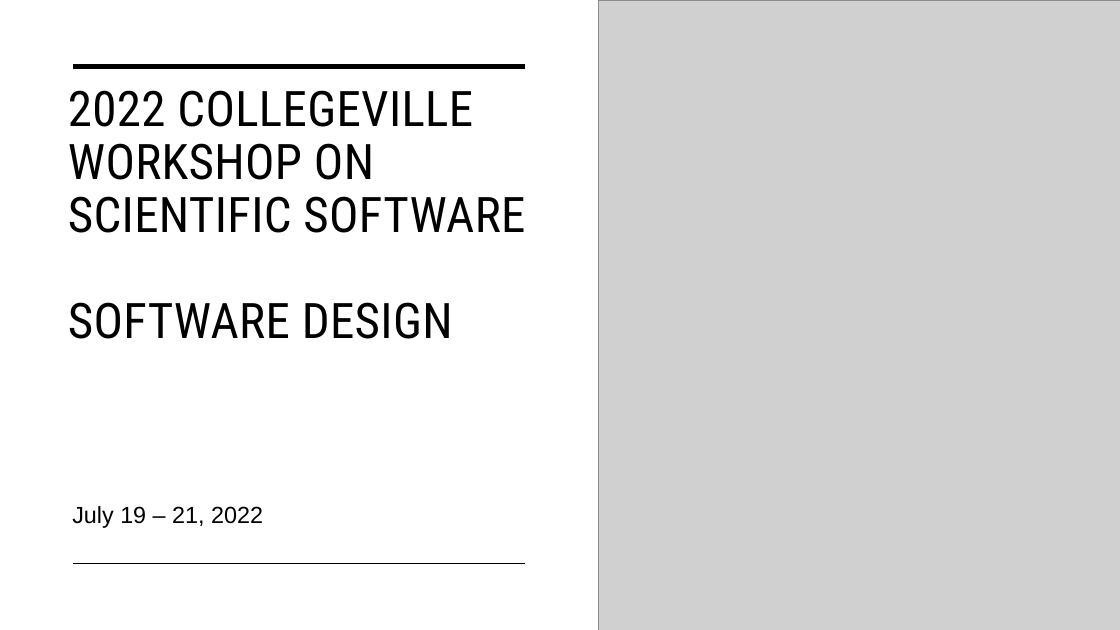
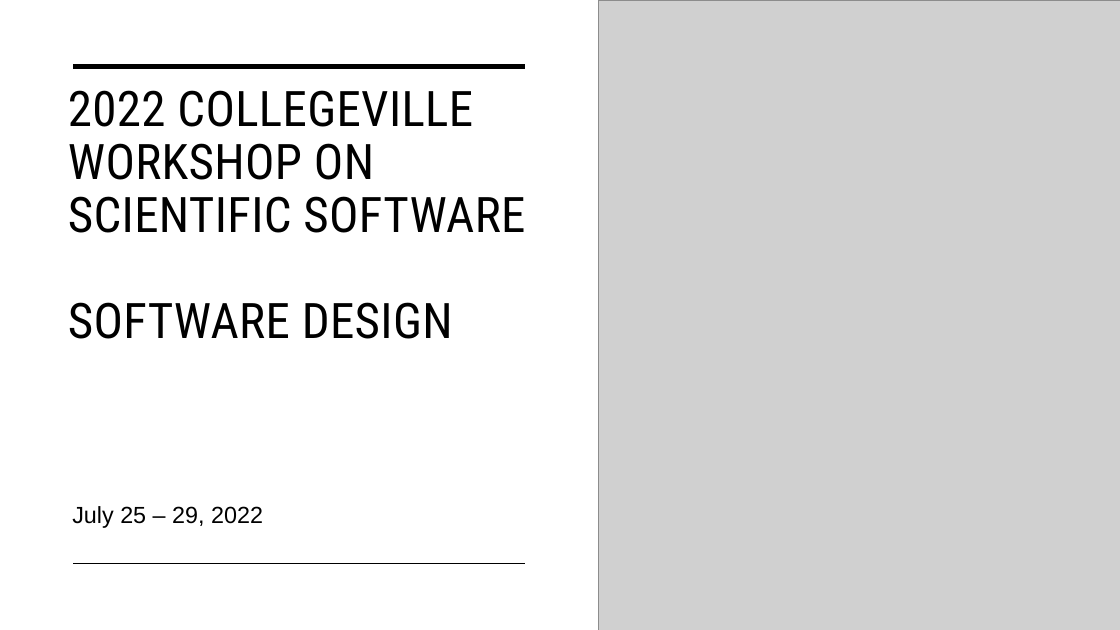
Before and after one commit to Collegeville/Workshops, a slide deck: slide 1 of assets/img/CW22.pptx. Drawn at 1120x630 pixels with LibreOffice and Linux fonts; fonts in the diff are those of the drawing; grey boxes stand for pictures. Boxes give left, top, right and bottom in pixels: in the first picture for what was removed or moved away, otherwise in the second. Text is boxed around its words. In the diff, an @@ line names an element or a change of style, - is before the commit and + after.

```diff
--- a/assets/img/CW22.pptx
+++ b/assets/img/CW22.pptx
@@ subtitle at box(72, 506, 263, 528): text changed @@
-July 19 – 21, 2022
+July 25 – 29, 2022
```
Also in this commit, not shown: 3 other files.
